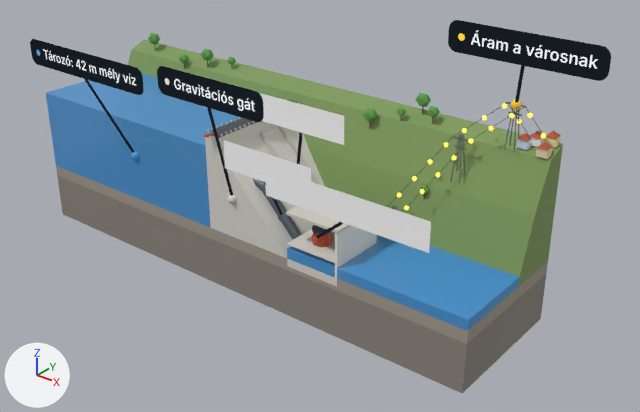
The glTF model ar-labor/models/gat-vizeromu-feliratok.glb, before and after one commit.
One viewpoint serves both versions: a camera (50 mm lens) standing at (0.443, -0.436, 0.323) and looking at (0.054, 0.05, 0.022). Arrows for +X, +Y and +Z are at lower left; the lights stay in place. The picture after the commit comes second. Where no turn or scale is listed for an object, it has been applied to the vertices. Vertices at exactly the same position are counted once.

The older version as bpy lines, for what is in view:
```python
ob_label_12 = bpy.data.objects.new('label_12', me_mesh_100)
ob_label_12.location = (0.05, 0.0333, 0.0977)
ob_label_15 = bpy.data.objects.new('label_15', me_mesh_103)
ob_label_15.location = (0.1967, 0.0833, 0.1643)
ob_label_3 = bpy.data.objects.new('label_3', me_mesh_91)
ob_label_3.location = (0.0067, -0.0167, 0.121)
ob_label_6 = bpy.data.objects.new('label_6', me_mesh_94)
ob_label_6.location = (0.06, -0.0167, 0.0777)
ob_label_9 = bpy.data.objects.new('label_9', me_mesh_97)
ob_label_9.location = (0.1267, -0.0167, 0.0677)
ob_label_line_10 = bpy.data.objects.new('label_line_10', me_mesh_98)
ob_label_line_10.parent = ob_feliratok
ob_label_line_10.location = (63.0, -2.0, 23.0)
ob_label_line_10.rotation_euler = (0.629, 0.763, 0.259)  # degrees (36, 44, 15)
ob_label_line_10.scale = (18.8, 18.8, 18.8)
ob_label_line_13 = bpy.data.objects.new('label_line_13', me_mesh_101)
ob_label_line_13.location = (0.0417, 0.04, 0.0599)
# also in view: 'volgy_m_4f9fe0_t' at (0.0, 0.058, 0.035); 'volgy_m_5e9e4a' at (-0.031, 0.097, 0.076); 'volgy_m_5d6670.001' at (0.027, 0.017, 0.027); 'volgy_m_a39a8d' at (0.0, 0.058, -0.005); 'volgy_m_7f9a5c' at (0.0, 0.093, 0.047)
```
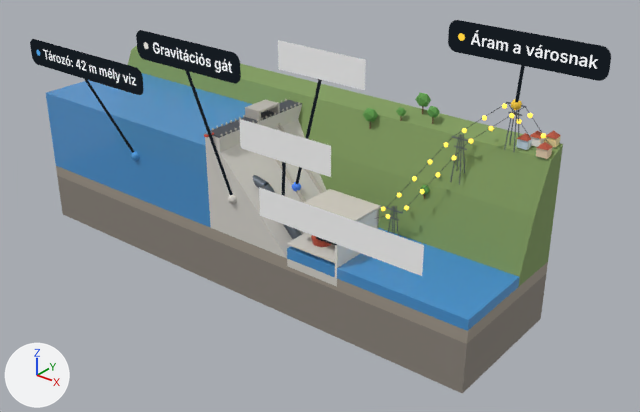
Where the newer file only moved an object's origin or applied its transform, the numbers keep the older frame.

Where the change shows, as pixel boxes [x1, y1, x2, y2] in the pictures (640 x 412 px):
'label_9', moved: before [265, 167, 431, 253]; after [259, 187, 424, 276]
'label_3', moved: before [157, 66, 264, 122]; after [136, 30, 241, 84]
'label_12', moved: before [260, 93, 344, 145]; after [278, 40, 366, 90]
'label_6', moved: before [223, 140, 311, 198]; after [239, 119, 331, 177]
'label_line_13', reshaped: before [297, 132, 303, 164]; after [296, 79, 322, 184]
'label_line_10', moved, turned: before [316, 222, 343, 238]; after [316, 237, 337, 245]

The change in detail:
me_mesh_101 is used by ob_label_line_13; location (0.0417, 0.04, 0.0599).
me_mesh_101 had 12 vertices, 12 faces and spanned x -0.0093..0.0093, y -0.0078..0.0078, z -0.0272..0.0272.
me_mesh_101 now has 12 vertices, 12 faces and spans x -0.0093..0.0193, y 0.0021..0.0079, z -0.027..0.067.
me_mesh_101 part 1: 12 of 12 vertices moved; they spanned x -0.0093..0.0093, y -0.0078..0.0078, z -0.0272..0.0272 and now span x -0.0093..0.0193, y 0.0021..0.0079, z -0.027..0.067; mean shift (0.005, 0.005, 0.02).
Object 'label_3' (ob_label_3) moves from (0.0067, -0.0167, 0.121) to (-0.0133, -0.0167, 0.1443).
Object 'label_6' (ob_label_6) moves from (0.06, -0.0167, 0.0777) to (0.0767, -0.0167, 0.0977).
Object 'label_9' (ob_label_9) moves from (0.1267, -0.0167, 0.0677) to (0.1267, -0.0233, 0.0543).
Object 'label_line_10' (ob_label_line_10) moves from (63.0, -2.0, 23.0) to (63.0, -4.0, 19.0).
Object 'label_line_10' (ob_label_line_10) turns from (36, 44, 15) to (55, 47, 25) degrees about x, y and z.
Object 'label_12' (ob_label_12) moves from (0.05, 0.0333, 0.0977) to (0.06, 0.0433, 0.1377).
